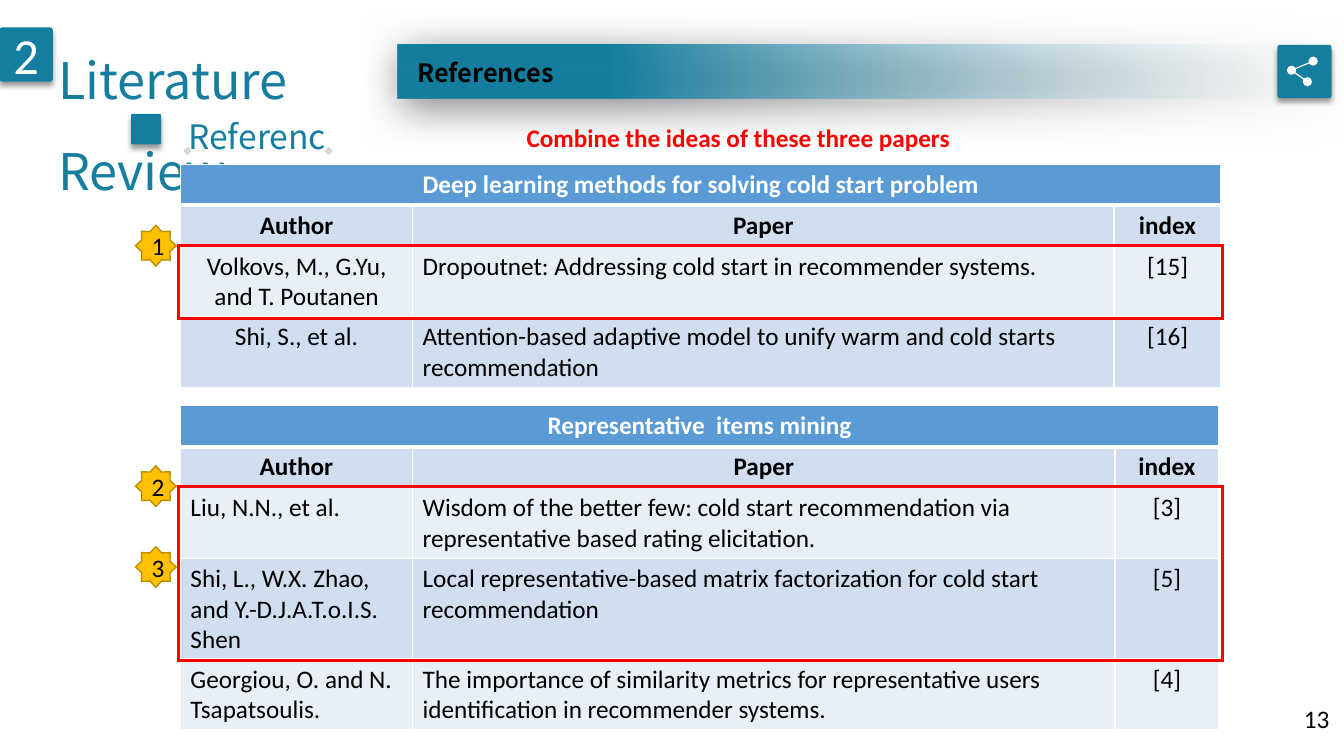
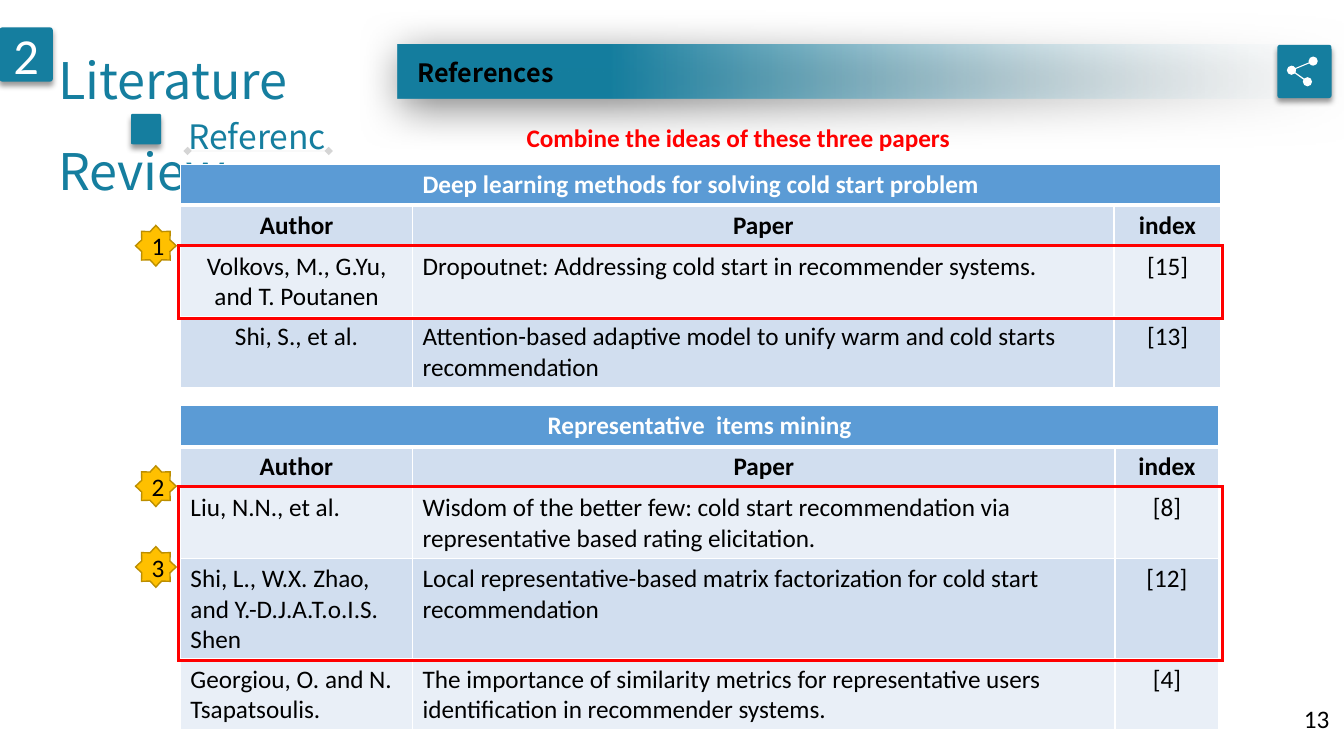
Before and after one commit to geminiwoo/oral-exam, a slide deck: slide 13 of 口試.pptx. Drawn at 1344x756 pixels with LibreOffice and Linux fonts; fonts in the diff are those of the drawing. Boxes give left, top, right and bottom in pixels: in the first picture for what was removed or moved away, otherwise in the second. Text is boxed around its words. In the diff, an @@ line names an element or a change of style, - is before the commit and + after.

```diff
--- a/口試.pptx
+++ b/口試.pptx
@@ table at bbox=[180, 164, 1221, 387] @@
-row 4, column 3: [16]
+row 4, column 3: [13]
@@ table at bbox=[180, 406, 1219, 730] @@
-row 3, column 3: [3]
+row 3, column 3: [8]
-row 4, column 3: [5]
+row 4, column 3: [12]
```
Also in this commit, not shown: 7 other slides changed, 3 other files.
